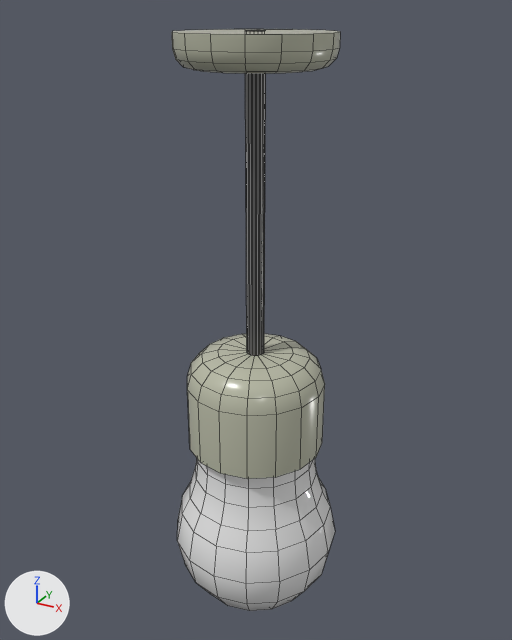
Renders of the Blender file Models/RealLife/House/furniture/lightbulb.blend from each side of a commit.
Rendered twice from a 50 mm lens placed at (347.0, -630.0, 20.0), pointed at (-7.0, 14.0, -302.0). Arrows for +X, +Y and +Z are at lower left; the lights stay in place. The picture after the commit comes second. Mesh edges are drawn as thin lines.
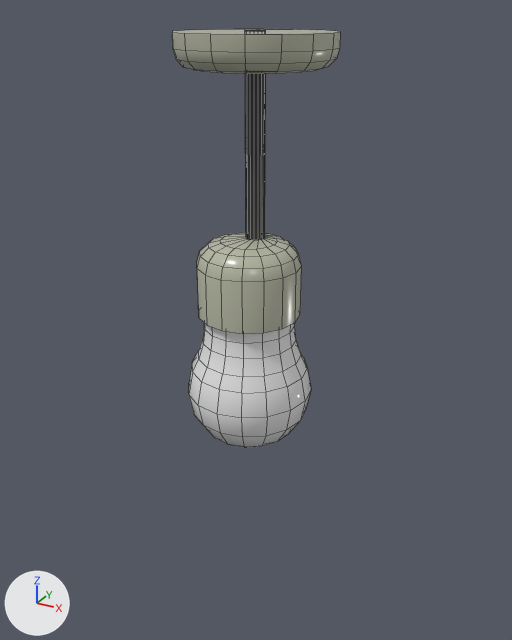
Location of each change, [x1, y1, x2, y2] in pixels of the pictures (512 x 640 px; the box of a moved part takes in the faces that stretch with it):
'Sphere', reshaped (28% shorter)
    before: [172, 29, 340, 611]
    after: [172, 29, 340, 447]
part 1 of me_sphere, moved or reshaped
    before: [177, 30, 335, 611]
    after: [189, 30, 311, 447]

The change, as a diff of the scene's bpy script:
```diff
--- a/Models/RealLife/House/furniture/lightbulb.blend.py
+++ b/Models/RealLife/House/furniture/lightbulb.blend.py
@@ me_sphere @@
 # used by ob_sphere; location = (0.0, 0.0, 0.0)
-me_sphere.from_pydata(...)  # 337 vertices, 323 faces; spans x -100.0..100.0, y -100.0..100.0, z -679.0..1.0
+me_sphere.from_pydata(...)  # 337 vertices, 323 faces; spans x -79.0..79.0, y -83.0..79.0, z -441.0..1.0
+# me_sphere part 1: 241 of 337 vertices moved; they spanned x -100.0..100.0, y -100.0..100.0, z -679.0..-334.0 and now span x -70.0..69.0, y -83.0..56.0, z -441.0..-201.0; mean shift (0.0, -13.0, 177.0); largest move (0.0, 0.0, -679.0) -> (0.0, -13.0, -441.0)
 me_sphere.materials.append(mat_cable)
```
